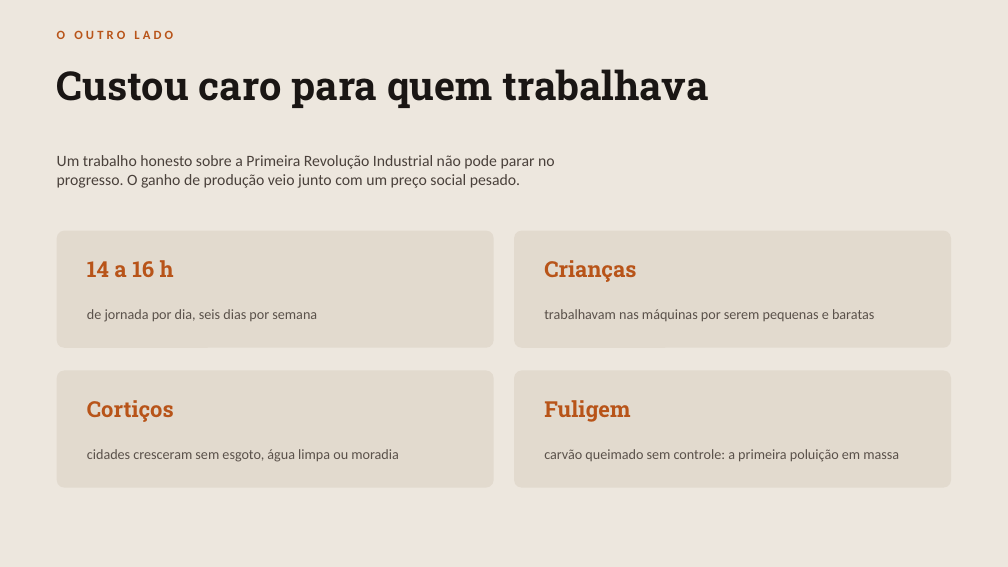
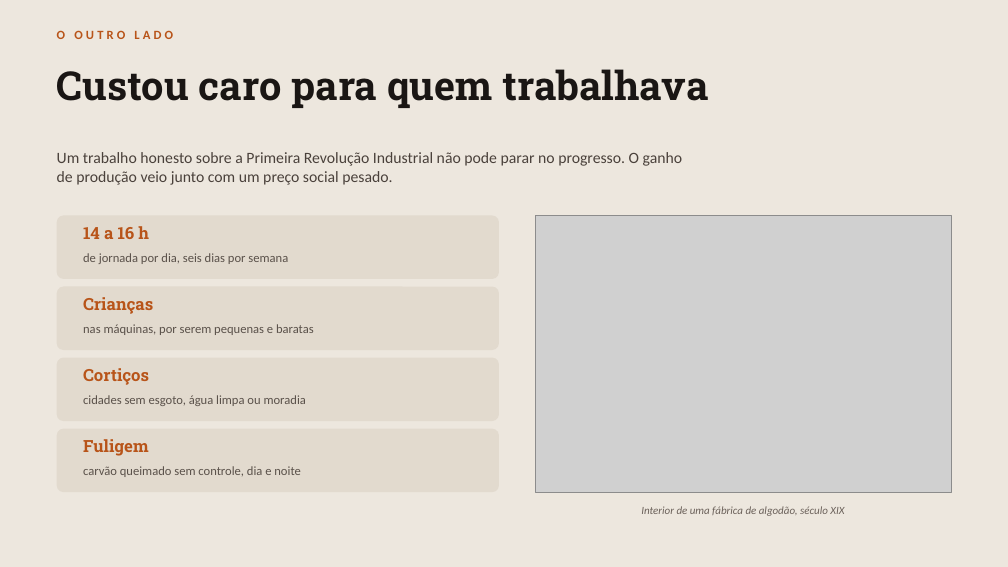
Before and after one commit to guirab734/industry, a slide deck: slide 8 of docs/primeira-revolucao-industrial.pptx. Drawn at 1008x567 pixels with LibreOffice and Linux fonts; fonts in the diff are those of the drawing; grey boxes stand for pictures. Boxes give left, top, right and bottom in pixels: in the first picture for what was removed or moved away, otherwise in the second. Text is boxed around its words. In the diff, an @@ line names an element or a change of style, - is before the commit and + after.

```diff
--- a/docs/primeira-revolucao-industrial.pptx
+++ b/docs/primeira-revolucao-industrial.pptx
@@ text "Um trabalho honesto sobre a ..." rewrapped from (x1=57, y1=155, x2=555, y2=188) to (x1=57, y1=152, x2=683, y2=185) @@
@@ rounded rectangle resized from (x1=57, y1=231, x2=494, y2=348) to (x1=57, y1=216, x2=499, y2=279) @@
@@ text "14 a 16 h" moved from (x1=87, y1=260, x2=174, y2=277) to (x1=83, y1=226, x2=149, y2=239) @@
@@ picture added at (x1=535, y1=216, x2=951, y2=493) @@
@@ text "de jornada por dia, seis ..." moved from (x1=87, y1=309, x2=317, y2=322) to (x1=83, y1=253, x2=288, y2=264) @@
@@ text "de jornada por dia, seis ..." at (x1=83, y1=253, x2=288, y2=264): size 13.5 to 12 pt; vertical alignment middle to top @@
@@ rounded rectangle resized from (x1=514, y1=231, x2=951, y2=348) to (x1=57, y1=287, x2=499, y2=350) @@
@@ text "Crianças" moved from (x1=544, y1=260, x2=636, y2=282) to (x1=83, y1=297, x2=153, y2=314) @@
@@ text at (x1=83, y1=324, x2=314, y2=335): text changed; size 13.5 to 12 pt @@
-trabalhavam nas máquinas por serem pequenas e baratas
+nas máquinas, por serem pequenas e baratas
@@ rounded rectangle resized from (x1=57, y1=371, x2=494, y2=488) to (x1=57, y1=358, x2=499, y2=421) @@
@@ text "Cortiços" moved from (x1=87, y1=400, x2=174, y2=422) to (x1=83, y1=368, x2=149, y2=385) @@
@@ text at (x1=83, y1=395, x2=306, y2=406): text changed; size 13.5 to 12 pt @@
-cidades cresceram sem esgoto, água limpa ou moradia
+cidades sem esgoto, água limpa ou moradia
@@ proportions changed in 4 elements at (x1=57, y1=358, x2=499, y2=421), (x1=57, y1=216, x2=499, y2=279), (x1=57, y1=287, x2=499, y2=350), (x1=57, y1=429, x2=499, y2=492) @@
@@ rounded rectangle resized from (x1=514, y1=371, x2=951, y2=488) to (x1=57, y1=429, x2=499, y2=492) @@
@@ size 21 to 16 pt; vertical alignment middle to top in 4 elements at (x1=83, y1=368, x2=149, y2=385), (x1=83, y1=226, x2=149, y2=239), (x1=83, y1=297, x2=153, y2=314), (x1=83, y1=439, x2=149, y2=456) @@
@@ text "Fuligem" moved from (x1=544, y1=400, x2=630, y2=422) to (x1=83, y1=439, x2=149, y2=456) @@
@@ vertical alignment middle to top in 3 elements at (x1=83, y1=395, x2=306, y2=406), (x1=83, y1=324, x2=314, y2=335), (x1=83, y1=466, x2=300, y2=477) @@
@@ text at (x1=83, y1=466, x2=300, y2=477): text changed; size 13.5 to 12 pt @@
-carvão queimado sem controle: a primeira poluição em massa
+carvão queimado sem controle, dia e noite
@@ text added at (x1=641, y1=506, x2=844, y2=516), 10.5 pt, text #6B615A, italic @@
+Interior de uma fábrica de algodão, século XIX
```
Also in this commit, not shown: 5 other slides changed, 12 other files.
